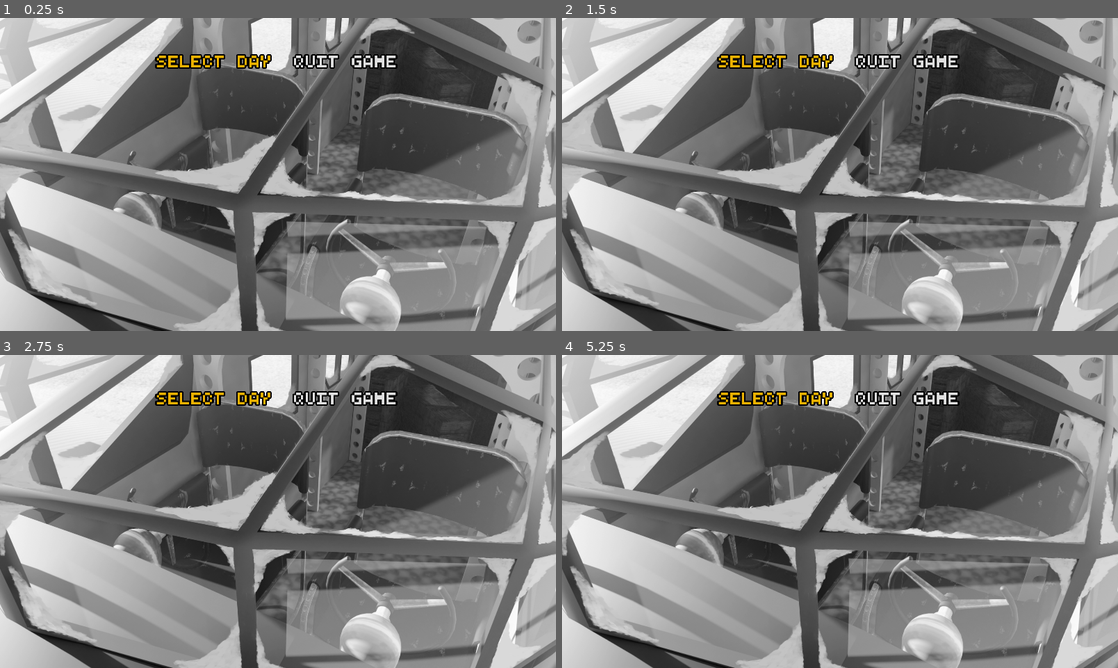
Above: before the commit, frames 1-4 (two rows, left to right).
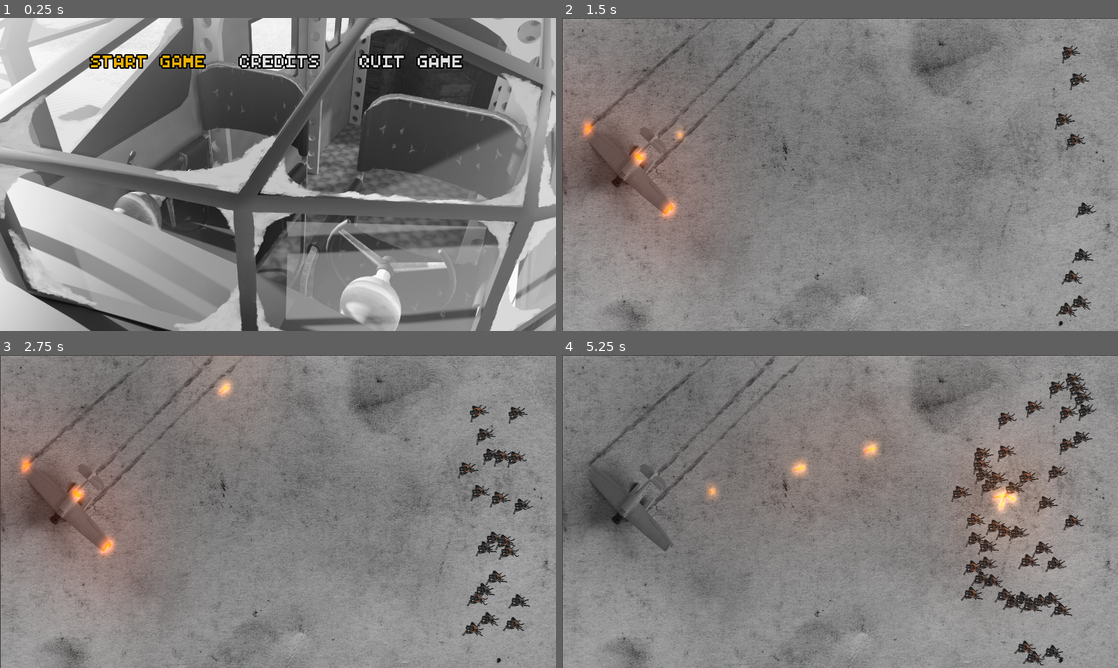
Above: after the commit, the same moments.

Repository: YuriNikolai/StrangeWinds
Game: Godot game, scene res://scenes/Menu.tscn
Same seed, same stepped clock (60 frames per second), same inputs: the game is played once before the commit and once after it. This scene is started directly instead of the project's main scene.
Inputs (mouse positions are in pixels of both pictures, inside the frame that each line leads up to):
- Up to frame 1 (0.25 s): no input
- Up to frame 2 (1.5 s): click "Select Day" (after the commit: "START GAME") at 0.5 s; click (773, 61) at 1.25 s, where only the run before the commit has a clickable "Select Day"
- Up to frame 3 (2.75 s): click (211, 398) at 2 s, where only the run before the commit has a clickable "Select Day"
- Up to frame 4 (5.25 s): move the mouse to (962, 495) at 2.77 s; press the mouse at (962, 495) at 2.78 s; move the mouse to (728, 527) at 3.52 s; release the mouse at (728, 527) at 3.53 s; click (728, 527) at 3.6 s; move the mouse to (895, 442) at 4.27 s; press the mouse at (895, 442) at 4.28 s; move the mouse to (812, 574) at 5.02 s; release the mouse at (812, 574) at 5.03 s; click (812, 574) at 5.1 s

The runs differ from the first frame. In frame 1, 2.1% of the frame differs, in the area x 16-84%, y 11-17%; in frame 2, 73%; in frame 3, 74%; in frame 4, 75%, in the area x 0-100%, y 0-100%.

Commit message:
sfx, credits menu, icon

Diff:
--- /dev/null
+++ b/credits.csv
@@ -0,0 +1,109 @@
+The following libre works were used in the creation of this project:
+
+===WORKS FROM OPENGAMEART.ORG===
+
+---
+
+"HD Old Paper Cards" by YuriNikolai
+
+Link: https://opengameart.org/content/hd-old-paper-cards
+
+License(s): Creative Commons Attribution 4.0 (https://creativecommons.org/licenses/by/4.0/); OGA-By 3.0 (https://static.opengameart.org/OGA-BY-3.0.txt)
+
+Modified
+
+---
+
+"Free Wooden Crates" by yughues
+
+Link: https://opengameart.org/content/free-wooden-crates
+
+License(s): Creative Commons Zero (https://creativecommons.org/publicdomain/zero/1.0/legalcode)
+
+Modified
+
+---
+
+"Metal Barrels Pack" by yughues
+
+Link: https://opengameart.org/content/metal-barrels-pack
+
+License(s): Creative Commons Zero (https://creativecommons.org/publicdomain/zero/1.0/legalcode)
+
+Modified
+
+---
+
+"Fire Explode" by reivaxcorp
+
+Link: https://opengameart.org/content/fire-explode
+
+License(s): Creative Commons Zero (https://creativecommons.org/publicdomain/zero/1.0/legalcode)
+
+---
+
+"Clouds with Transparency" by WickedInsignia
+
+Link: https://opengameart.org/content/clouds-with-transparency
+
+License(s): Creative Commons Zero (https://creativecommons.org/publicdomain/zero/1.0/legalcode)
+
+---
+
+Mountain at Dusk Background by ansimuz (Luis Zuno)
+
+Link: https://opengameart.org/content/mountain-at-dusk-background
+
+License(s): Creative Commons Zero (https://creativecommons.org/publicdomain/zero/1.0/legalcode)
+
+Modified
+
+---
+
+"Shotgun Shoot + Reload" by Mike Koenig
+
+Link: https://opengameart.org/content/shotgun-shoot-reload
+
+License(s): Creative Commons Attribution 3.0 (https://creativecommons.org/licenses/by/3.0/)
+
+---
+
+"Wind Whoosh Loop" by SketchMan3
+
+Link: https://opengameart.org/content/wind-whoosh-loop
+
+License(s): Creative Commons Zero (https://creativecommons.org/publicdomain/zero/1.0/legalcode)
+
+---
+
+"Menu Selection Click" by NenadSimic
+
+Link: https://opengameart.org/content/menu-selection-click
+
+License(s): Creative Commons Attribution 3.0 (https://creativecommons.org/licenses/by/3.0/)
+
+---
+
+"Font RETRO_SPACE" by Dizzy Crow
+
+Link: https://opengameart.org/content/font-retrospace
+
+License(s): Creative Commons Zero (https://creativecommons.org/publicdomain/zero/1.0/legalcode)
+
+===WORKS FROM OTHER SOURCES===
+
+"Junkers-W34F" by helijah
+
+Link: https://skfb.ly/5lk4ji3hfe
+
+License(s): Creative Commons Attribution (https://creativecommons.org/licenses/by/4.0/)
+
+---
+
+"W34" by manilov.ap
+
+Link: https://skfb.ly/ZnwC
+
+License(s): Creative Commons Attribution (https://creativecommons.org/licenses/by/4.0/)
+
+Modified
--- /dev/null
+++ b/scenes/AudioStreamer.tscn
@@ -0,0 +1,6 @@
+[gd_scene load_steps=2 format=2]
+
+[ext_resource path="res://scripts/AudioStreamer.gd" type="Script" id=1]
+
+[node name="AudioStreamPlayer" type="AudioStreamPlayer"]
+script = ExtResource( 1 )
--- a/scenes/Main.tscn
+++ b/scenes/Main.tscn
@@ -89,7 +89,6 @@
 script = ExtResource( 12 )
 rof = 3.0
 damage = 1.0
-is_hitscan = true
 muzzle_vel = 1300
 penetrates = true
 max_pen = 3
--- a/scenes/Menu.tscn
+++ b/scenes/Menu.tscn
@@ -1,9 +1,19 @@
-[gd_scene load_steps=5 format=2]
+[gd_scene load_steps=8 format=2]
 
 [ext_resource path="res://gfx/gui/DynFont64.tres" type="DynamicFont" id=1]
 [ext_resource path="res://scripts/MainMenu.gd" type="Script" id=2]
 [ext_resource path="res://gfx/gui/MenuButtonStyle.tres" type="Theme" id=3]
 [ext_resource path="res://gfx/gui/w34front_bw.png" type="Texture" id=4]
+[ext_resource path="res://gfx/gui/RETRO_SPACE_INV.ttf" type="DynamicFontData" id=5]
+[ext_resource path="res://scripts/Credits.gd" type="Script" id=6]
+
+[sub_resource type="DynamicFont" id=1]
+size = 32
+outline_size = 5
+outline_color = Color( 0, 0, 0, 1 )
+extra_spacing_top = 2
+extra_spacing_bottom = 2
+font_data = ExtResource( 5 )
 
 [node name="Menu" type="Control"]
 anchor_right = 1.0
@@ -24,19 +34,29 @@
 }
 
 [node name="DaySelectButton" type="Button" parent="HBoxContainer"]
-margin_left = 508.0
-margin_right = 958.0
+margin_left = 281.0
+margin_right = 731.0
 margin_bottom = 100.0
 rect_min_size = Vector2( 450, 100 )
 focus_neighbour_left = NodePath("../QuitButton")
 size_flags_vertical = 4
 theme = ExtResource( 3 )
 custom_fonts/font = ExtResource( 1 )
-text = "Select Day"
+text = "START GAME"
+
+[node name="CreditsButton" type="Button" parent="HBoxContainer"]
+margin_left = 735.0
+margin_right = 1185.0
+margin_bottom = 100.0
+rect_min_size = Vector2( 450, 100 )
+size_flags_vertical = 4
+theme = ExtResource( 3 )
+custom_fonts/font = ExtResource( 1 )
+text = "CREDITS"
 
 [node name="QuitButton" type="Button" parent="HBoxContainer"]
-margin_left = 962.0
-margin_right = 1412.0
+margin_left = 1189.0
+margin_right = 1639.0
 margin_bottom = 100.0
 rect_min_size = Vector2( 450, 100 )
 focus_neighbour_right = NodePath("../DaySelectButton")
@@ -50,4 +70,33 @@
 z_index = -1
 texture = ExtResource( 4 )
 
+[node name="CreditsLayer" type="CanvasLayer" parent="."]
+layer = 10
+
+[node name="RichTextLabel" type="RichTextLabel" parent="CreditsLayer"]
+anchor_right = 1.0
+anchor_bottom = 1.0
+margin_left = 10.0
+margin_top = 210.0
+margin_right = -10.0
+margin_bottom = -10.0
+custom_fonts/normal_font = SubResource( 1 )
+bbcode_enabled = true
+script = ExtResource( 6 )
+__meta__ = {
+"_edit_use_anchors_": false
+}
+
+[node name="ColorRect" type="ColorRect" parent="CreditsLayer/RichTextLabel"]
+show_behind_parent = true
+anchor_right = 1.0
+anchor_bottom = 1.0
+color = Color( 0, 0, 0, 0.682353 )
+__meta__ = {
+"_edit_use_anchors_": false
+}
+
+[connection signal="pressed" from="HBoxContainer/DaySelectButton" to="." method="_on_DaySelectButton_pressed"]
+[connection signal="pressed" from="HBoxContainer/CreditsButton" to="." method="_on_CreditsButton_pressed"]
+[connection signal="pressed" from="HBoxContainer/CreditsButton" to="CreditsLayer/RichTextLabel" method="_on_CreditsButton_pressed"]
 [connection signal="pressed" from="HBoxContainer/QuitButton" to="." method="_on_QuitButton_pressed"]
--- /dev/null
+++ b/scripts/AudioStreamer.gd
@@ -0,0 +1,16 @@
+#Code snippet by natelastname, licensed as GPL v3.0
+
+extends AudioStreamPlayer
+
+var offset = 0
+
+func remove_self():
+	queue_free()
+
+func play_sound(sound_stream):
+	stream = sound_stream
+	connect("finished",self,"remove_self")
+	play(offset)
+
+func _ready():
+	pass # Replace with function body.
--- /dev/null
+++ b/scripts/Credits.gd
@@ -0,0 +1,22 @@
+extends RichTextLabel
+
+onready var file = 'res://credits.csv'
+
+func _ready():
+	load_file(file)
+	self.visible = false
+
+func load_file(file):
+
+	var f = File.new()
+	f.open(file, File.READ)
+	var contents = f.get_as_text()
+	bbcode_text = contents
+	f.close()
+	return
+
+func _on_CreditsButton_pressed():
+	if self.visible == false:
+		self.visible = true
+	else:
+		self.visible = false
--- a/scripts/InputController.gd
+++ b/scripts/InputController.gd
@@ -2,7 +2,36 @@
 
 onready var weapon = get_parent().get_node("Weapon")
 
+var AudioStreamer = preload("res://scenes/AudioStreamer.tscn")
+var sfx_eject = preload("res://sfx/eject.wav")
+var sfx_flare_load1 = preload("res://sfx/flare_load1.wav")
+var sfx_flare_load2 = preload("res://sfx/flare_load2.wav")
+var sfx_dry_fire = preload("res://sfx/dry_fire.wav")
+
+var fired_this_click = false
+
 func _process(_delta):
 	if Input.is_action_pressed("fire") and weapon.can_fire:
 		weapon.fire()
+		fired_this_click = true
 		owner.get_node("Plane").hit(100)
+
+	if Input.is_action_just_pressed("fire") and weapon.can_fire == false:
+		var sound = AudioStreamer.instance()
+		add_child(sound)
+		sound.play_sound(sfx_dry_fire)
+
+	if Input.is_action_just_released("fire") and fired_this_click:
+		var sound = AudioStreamer.instance()
+		add_child(sound)
+		sound.play_sound(sfx_flare_load2)
+
+		sound = AudioStreamer.instance()
+		add_child(sound)
+		sound.play_sound(sfx_eject)
+
+		sound = AudioStreamer.instance()
+		add_child(sound)
+		sound.play_sound(sfx_flare_load1)
+
+		fired_this_click = false
--- a/scripts/MainMenu.gd
+++ b/scripts/MainMenu.gd
@@ -1,8 +1,23 @@
 extends Control
+
+var AudioStreamer = preload("res://scenes/AudioStreamer.tscn")
+var sfx_navigation = preload("res://sfx/navigation.wav")
+var sound = AudioStreamer.instance()
 
 # Called when the node enters the scene tree for the first time.
 func _ready():
 	$HBoxContainer/DaySelectButton.grab_focus()
 
+func _on_DaySelectButton_pressed():
+	sound = AudioStreamer.instance()
+	add_child(sound)
+	sound.play_sound(sfx_navigation)
+	get_tree().change_scene("res://scenes/Main.tscn")
+
+func _on_CreditsButton_pressed():
+	sound = AudioStreamer.instance()
+	add_child(sound)
+	sound.play_sound(sfx_navigation)
+
 func _on_QuitButton_pressed():
 	get_tree().quit()
--- a/scripts/Weapon.gd
+++ b/scripts/Weapon.gd
@@ -2,13 +2,17 @@
 
 # in rounds per second
 export var rof : float
-
 export var damage : float
 export var is_hitscan : bool
 export var muzzle_vel : int
 export var penetrates : bool
 export var max_pen : int
 export(PackedScene) var projectile
+
+var AudioStreamer = preload("res://scenes/AudioStreamer.tscn")
+
+var sfx_flare_shoot = preload("res://sfx/flare_shoot.wav")
+var sfx_flare_load1 = preload("res://sfx/flare_load1.wav")
 
 onready var tween = get_parent().get_node("Tween")
 onready var raycast = get_parent().get_node("RayCast2D")
@@ -17,12 +21,22 @@
 func fire():
 	if !is_hitscan:
 		can_fire = false
+
+		var sound = AudioStreamer.instance()
+		add_child(sound)
+		sound.play_sound(sfx_flare_shoot)
+
 		var projectile_instance = projectile.instance()
 		projectile_instance.position = get_global_position()
 		projectile_instance.rotation = get_parent().rotation
 		projectile_instance.apply_impulse(Vector2(), Vector2(muzzle_vel, 0).rotated(get_parent().rotation))
 		get_tree().get_root().add_child(projectile_instance)
 		yield(get_tree().create_timer(1/rof), "timeout")
+
+#		sound = AudioStreamer.instance()
+#		add_child(sound)
+#		sound.play_sound(sfx_flare_load1)
+
 		can_fire = true
 	else:
 		can_fire = false
Not shown, added: credits.csv.import
Binary file changed: icon.png
Not shown, added: sfx/credits.txt
Not shown, added: sfx/navigation.wav.import
Not shown, added: sfx/wind_loop.ogg.import
Not shown, added: sfx/navigation.wav
Not shown, added: sfx/wind_loop.ogg
